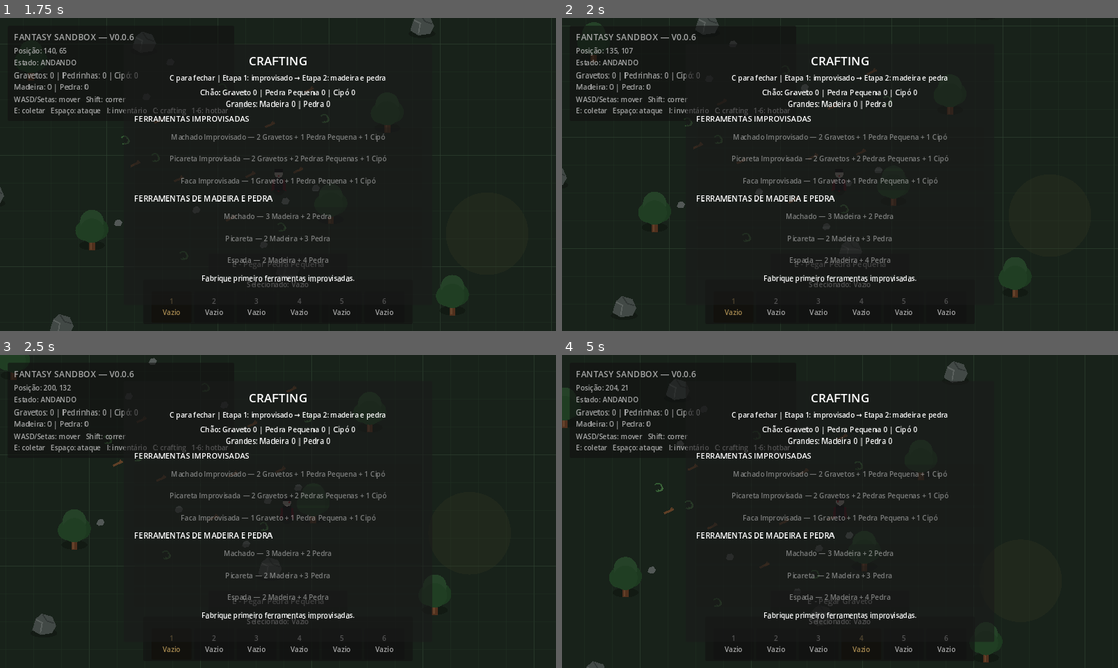
Above: before the commit, frames 1-4 (two rows, left to right).
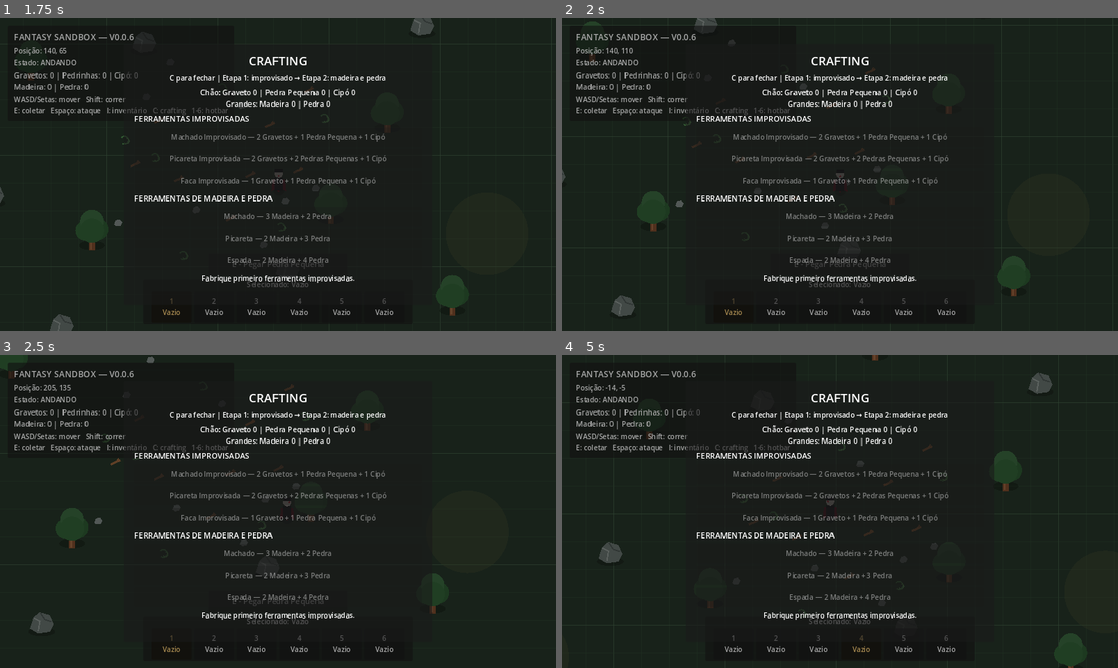
Above: after the commit, the same moments.

Repository: janduyankiingles-ops/Fantasy-Sandbox
Game: Godot game, scene res://scenes/main.tscn
Two runs of this game, one before a commit and one after it. Both use one fixed random seed, a clock stepped at 60 frames per second and the inputs below.
Inputs:
- Up to frame 1 (1.75 s): tap Enter at 0.5 s; hold D 0.53-1.28 s; tap I at 0.6 s; tap Space at 0.77, 1.52 s; hold S from 1.28 s (still down); tap C at 1.35 s
- Up to frame 2 (2 s): keep holding S
- Up to frame 3 (2.5 s): release S at 2.03 s; hold D from 2.03 s (still down); tap 1 at 2.1 s
- Up to frame 4 (5 s): release D at 2.78 s; hold W 2.78-3.53 s; tap 2 at 2.85 s; tap Space at 3.02, 3.77, 4.52 s; hold A from 3.53 s (still down); tap 3 at 3.6 s; tap 4 at 4.35 s

Frame 1 is identical in both runs. In frame 2, 0.3% of the frame differs, in the area x 0-100%, y 0-96%; in frame 3, 0.4%; in frame 4, 2.6%, in the area x 0-94%, y 0-100%.

Commit message:
v0.0.7: keep ground pickups non-blocking

Diff:
--- a/scripts/resource_node.gd
+++ b/scripts/resource_node.gd
@@ -37,6 +37,8 @@
 			final_bonus = 0
 
 func _create_collision() -> void:
+	if _is_ground_pickup():
+		return
 	if get_node_or_null("CollisionShape2D") != null:
 		return
 
